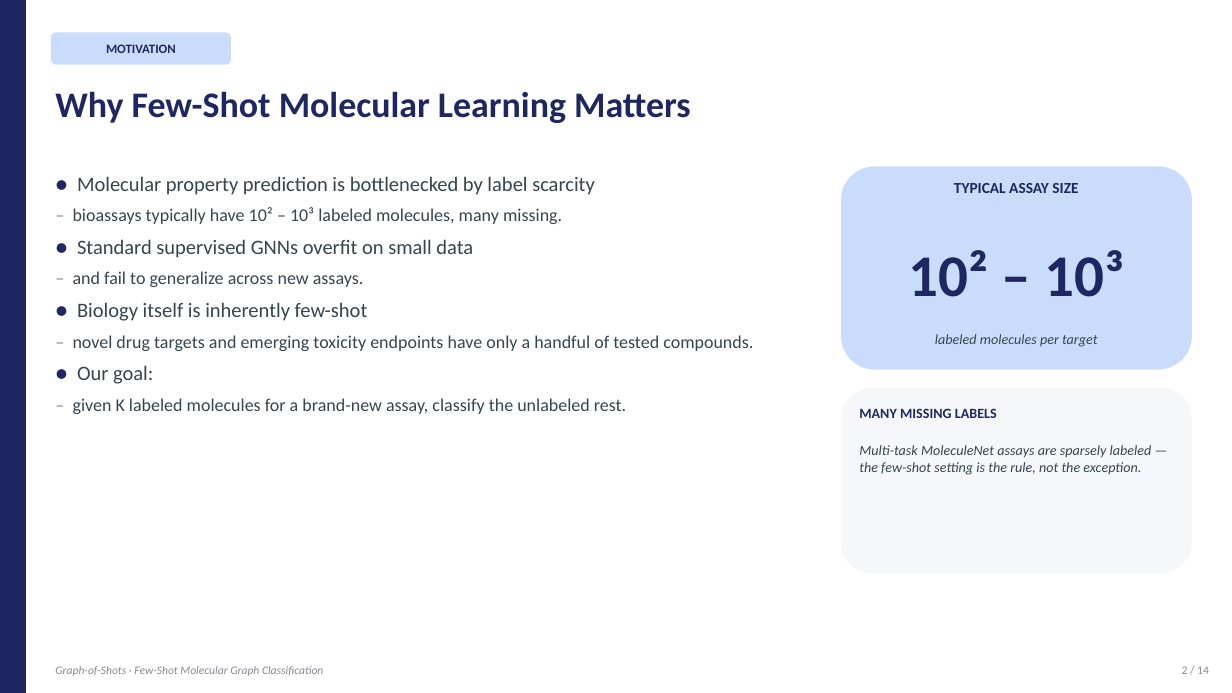
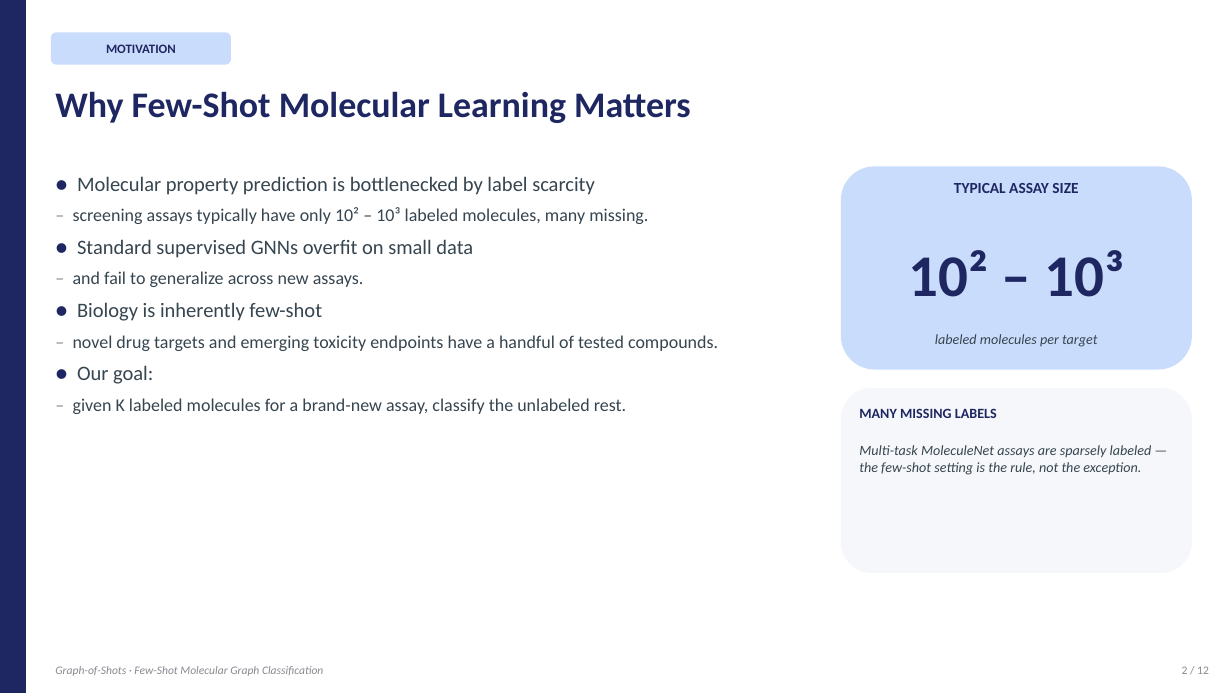
Before and after one commit to BDeMo/proj-mol, a slide deck: slide 2 of presentation/Graph-of-Shots.pptx. Drawn at 1232x693 pixels with LibreOffice and Linux fonts; fonts in the diff are those of the drawing. Boxes give left, top, right and bottom in pixels: in the first picture for what was removed or moved away, otherwise in the second. Text is boxed around its words. In the diff, an @@ line names an element or a change of style, - is before the commit and + after.

```diff
--- a/presentation/Graph-of-Shots.pptx
+++ b/presentation/Graph-of-Shots.pptx
@@ text at box(73, 207, 648, 224): text changed @@
-– bioassays typically have 10² – 10³ labeled molecules, many missing.
+– screening assays typically have only 10² – 10³ labeled molecules, many missing.
@@ text at box(73, 302, 718, 351): text changed @@
-● Biology itself is inherently few-shot
-– novel drug targets and emerging toxicity endpoints have only a handful of tested compounds.
+● Biology is inherently few-shot
+– novel drug targets and emerging toxicity endpoints have a handful of tested compounds.
@@ text at box(1182, 666, 1209, 674): text changed @@
-2 / 14
+2 / 12
```
Also in this commit, not shown: 7 other slides changed, 2 slides added, 4 slides removed, 3 other files.
